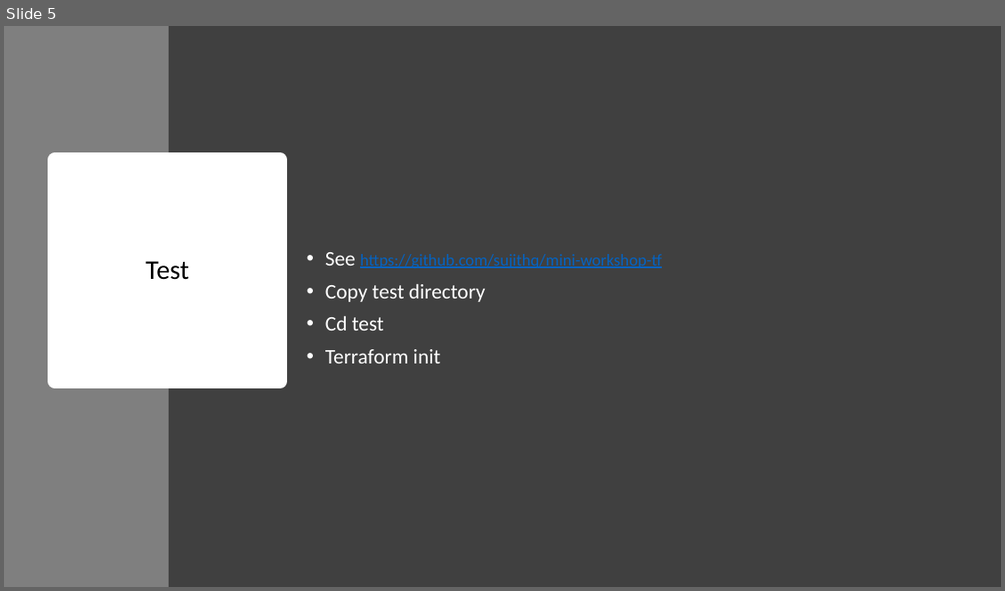
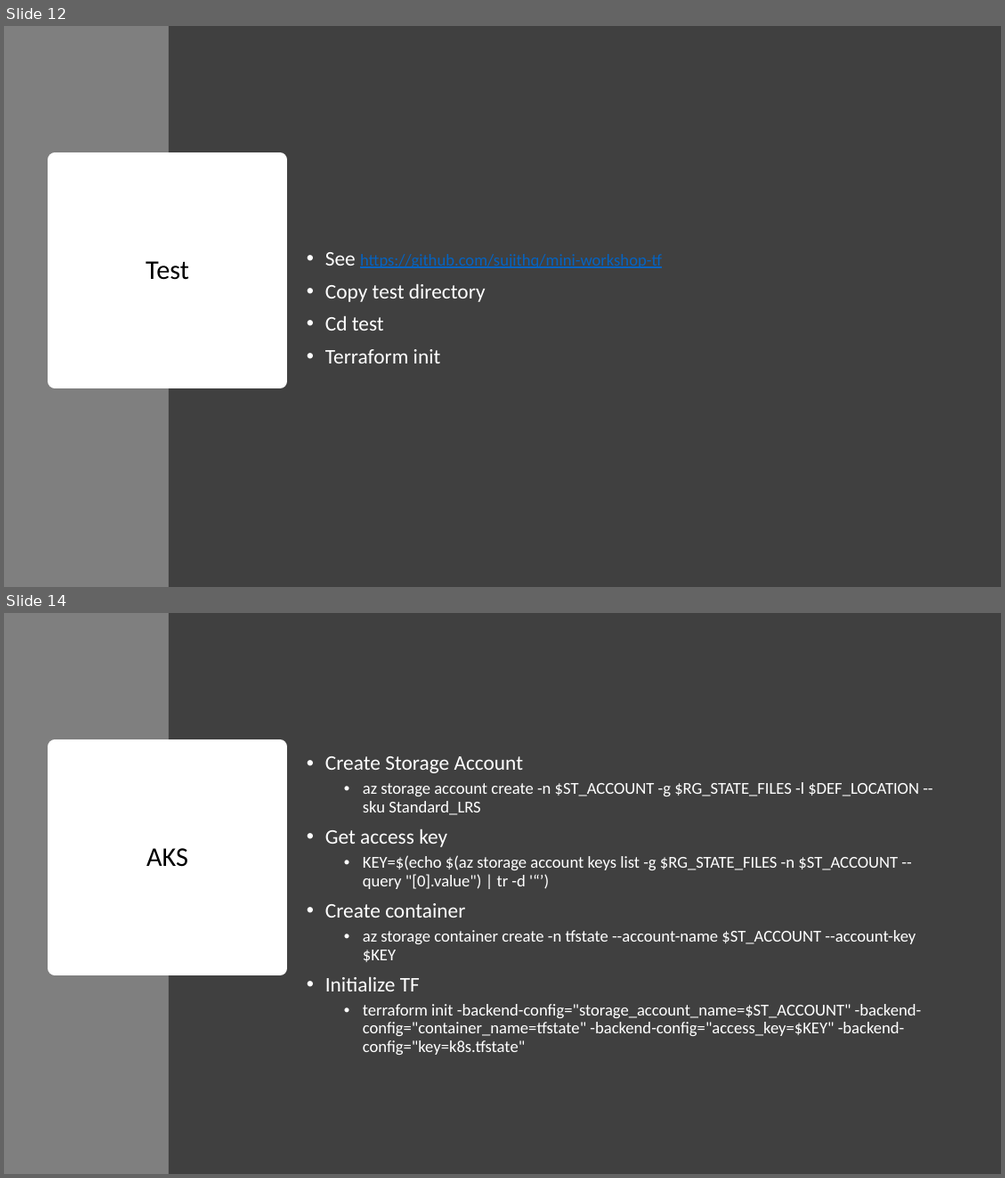
Before and after one commit to sujithq/mini-workshop-tf, a slide deck: Presentation.pptx. Shown one above the other, each under a label of ours: slide 5 before the commit, slides 12 and 14 after it; the slides between them are not shown. The pictures are 1005x591 and 1005x1178 pixels, drawn with LibreOffice and Linux fonts; fonts in the diff are those of the drawing. Boxes give left, top, right and bottom in pixels: in the first picture for what was removed or moved away, otherwise in the second. Text is boxed around its words. In the diff, an @@ line names an element or a change of style, - is before the commit and + after.

```diff
--- a/Presentation.pptx
+++ b/Presentation.pptx
@@ slide 14 added at bbox=[4, 613, 1001, 1174], background #FFFFFF @@
@@ rectangle added at bbox=[4, 613, 169, 1174], fill #7F7F7F @@
@@ rectangle added at bbox=[169, 613, 1001, 1174], fill #404040 @@
@@ title added at bbox=[55, 747, 280, 968], fill #FFFFFF, outline #FFFFFF 13.75 pt, 26 pt, text #000000 @@
+AKS
@@ text added at bbox=[325, 756, 922, 1054], 16 pt, text #FFFFFF @@
+• Create Storage Account
+  • az storage account create -n $ST_ACCOUNT -g $RG_STATE_FILES -l $DEF_LOCATION --sku Standard_LRS
+• Get access key
+  • KEY=$(echo $(az storage account keys list -g $RG_STATE_FILES -n $ST_ACCOUNT --query "[0].value") | tr -d '“’)
+• Create container
+  • az storage container create -n tfstate --account-name $ST_ACCOUNT --account-key $KEY
+• Initialize TF
+  • terraform init -backend-config="storage_account_name=$ST_ACCOUNT" -backend-config="container_name=tfstate" -backend-config="access_key=$KEY" -backend-config="key=k8s.tfstate"
@@ what was slide 5 is now slide 12 @@
```
Also in this commit, not shown: 1 slide changed, 10 other slides added, 1 slide removed, 1 other file.
